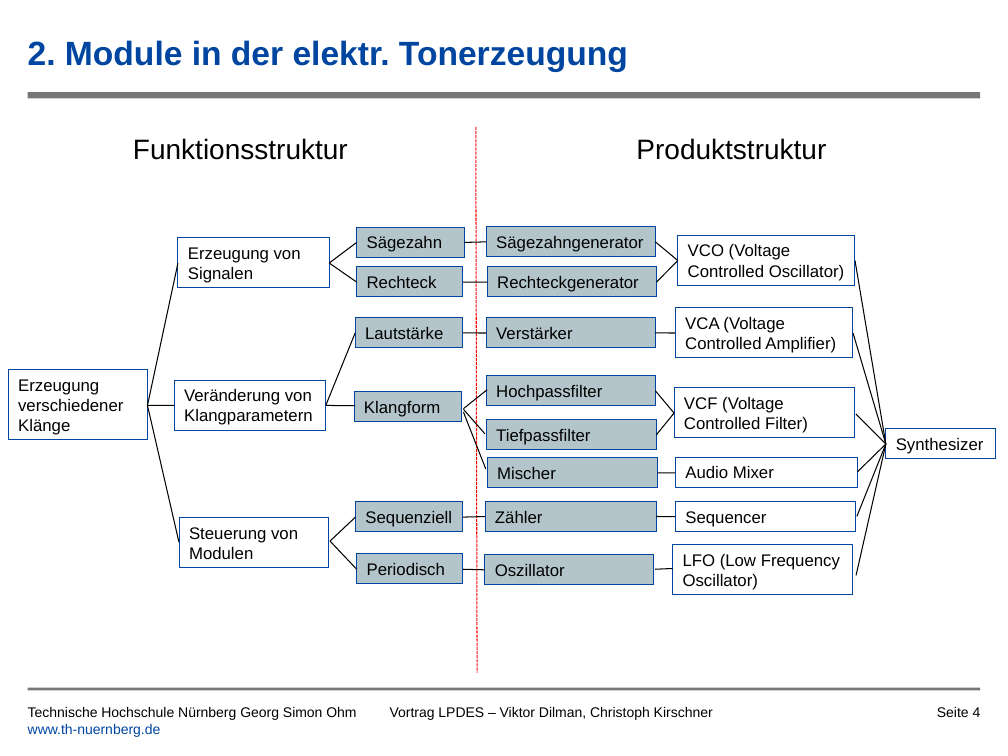
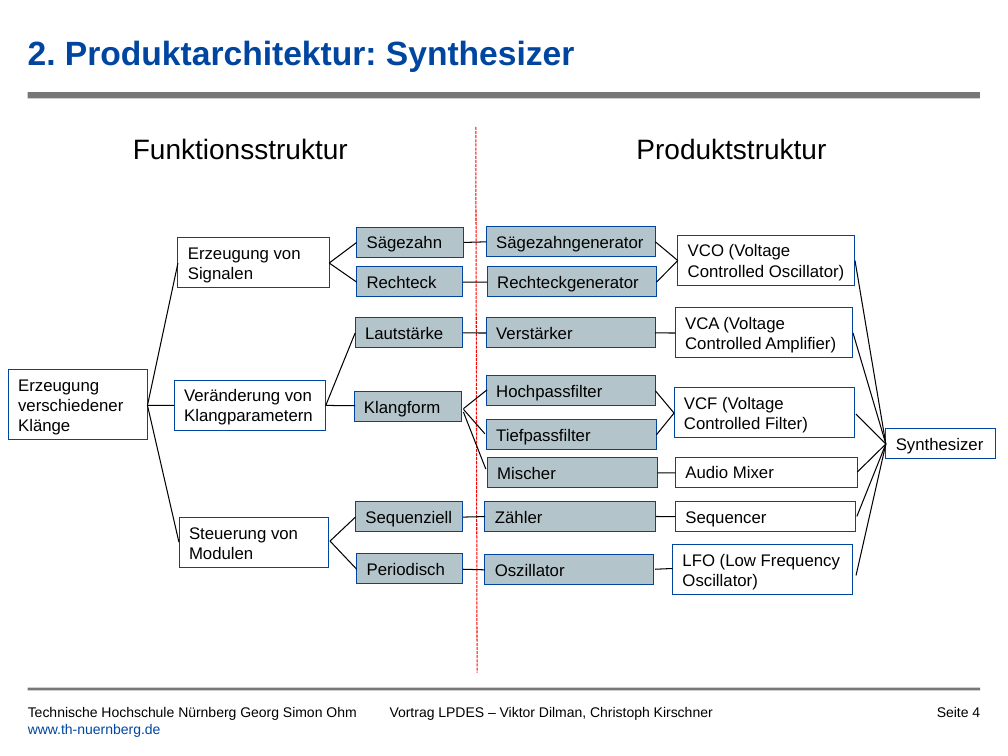
Before and after one commit to tsedlmeier/Synthesizer, a slide deck: slide 4 of Vortrag/Leiterplatte_als_Musikinstrument_Kirschner_Dilman.pptx. Drawn at 1008x756 pixels with LibreOffice and Linux fonts; fonts in the diff are those of the drawing; background and template pictures are left out. Boxes give left, top, right and bottom in pixels: in the first picture for what was removed or moved away, otherwise in the second. Text is boxed around its words. In the diff, an @@ line names an element or a change of style, - is before the commit and + after.

```diff
--- a/Vortrag/Leiterplatte_als_Musikinstrument_Kirschner_Dilman.pptx
+++ b/Vortrag/Leiterplatte_als_Musikinstrument_Kirschner_Dilman.pptx
@@ title at <box>28,40,575,72</box>: text changed @@
-2. Module in der elektr. Tonerzeugung
+2. Produktarchitektur: Synthesizer
```
Also in this commit, not shown: 11 other slides changed, 2 slides removed, 2 other files.
